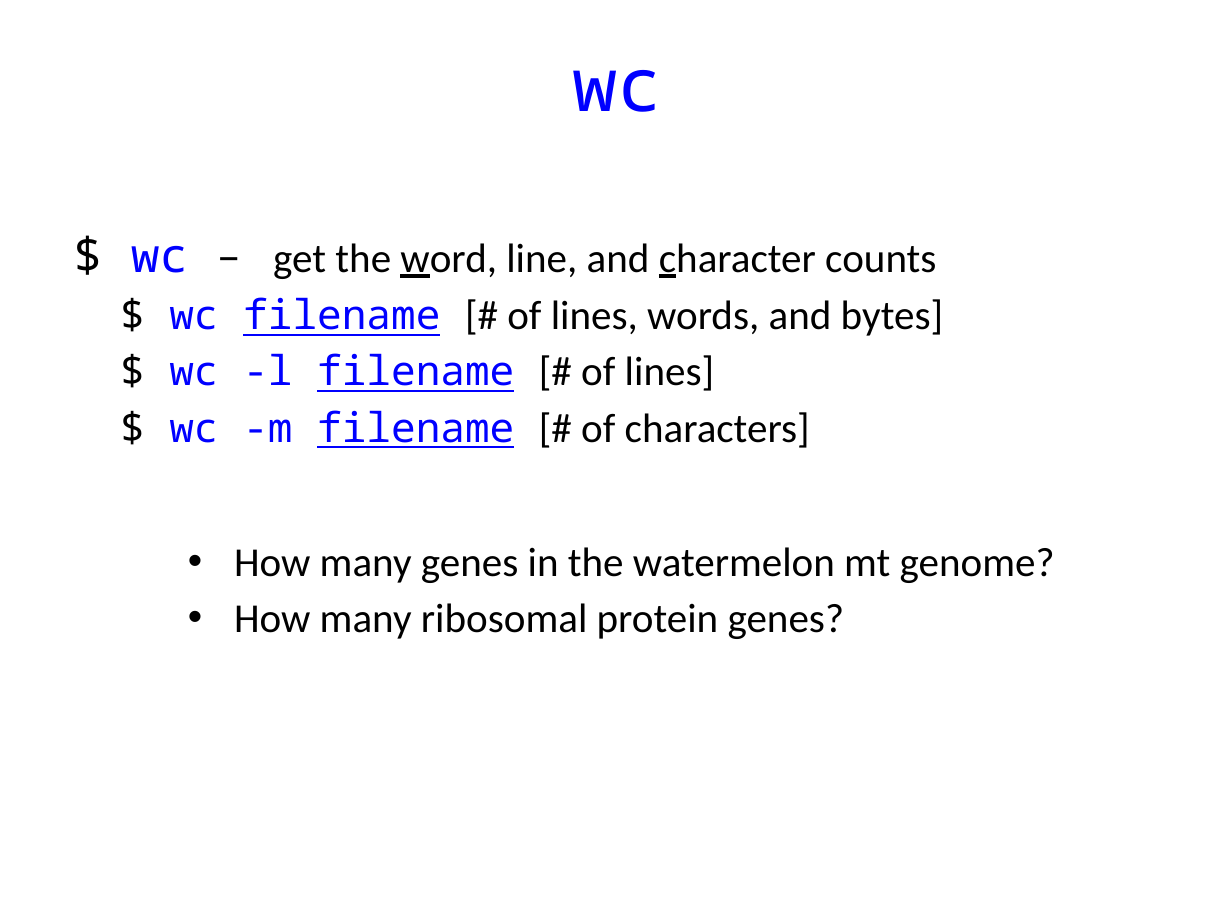
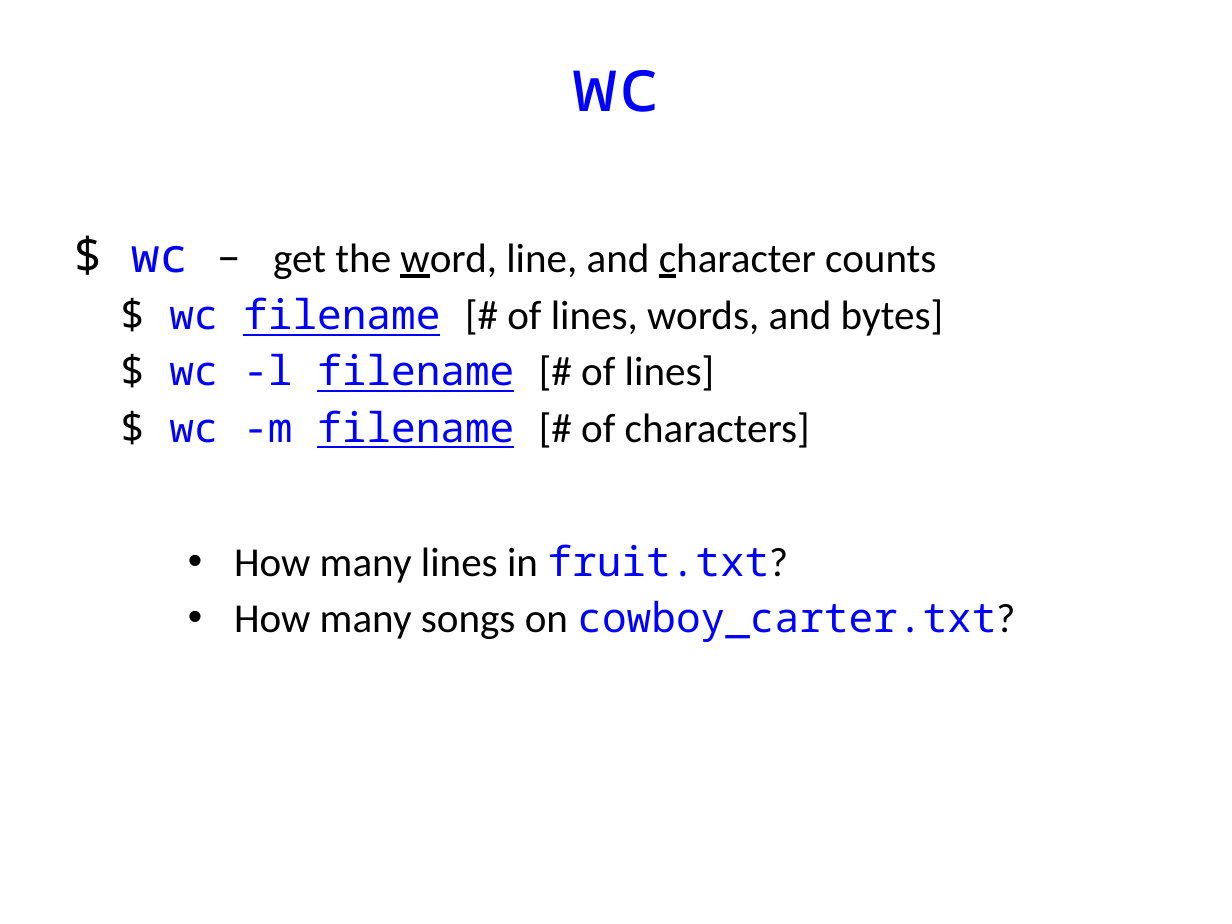
Before and after one commit to andrewalverson/BIOL51573-2026S, a slide deck: slide 10 of lectures/02_unix.pptx. Drawn at 1232x924 pixels with LibreOffice and Linux fonts; fonts in the diff are those of the drawing. Boxes give left, top, right and bottom in pixels: in the first picture for what was removed or moved away, otherwise in the second. Text is boxed around its words. In the diff, an @@ line names an element or a change of style, - is before the commit and + after.

```diff
--- a/lectures/02_unix.pptx
+++ b/lectures/02_unix.pptx
@@ text at [234,544,1015,642]: text changed @@
-  • How many genes in the watermelon mt genome?
-  • How many ribosomal protein genes?
+  • How many lines in fruit.txt?
+  • How many songs on cowboy_carter.txt?
```
Also in this commit, not shown: 3 other slides changed, 1 other file.
